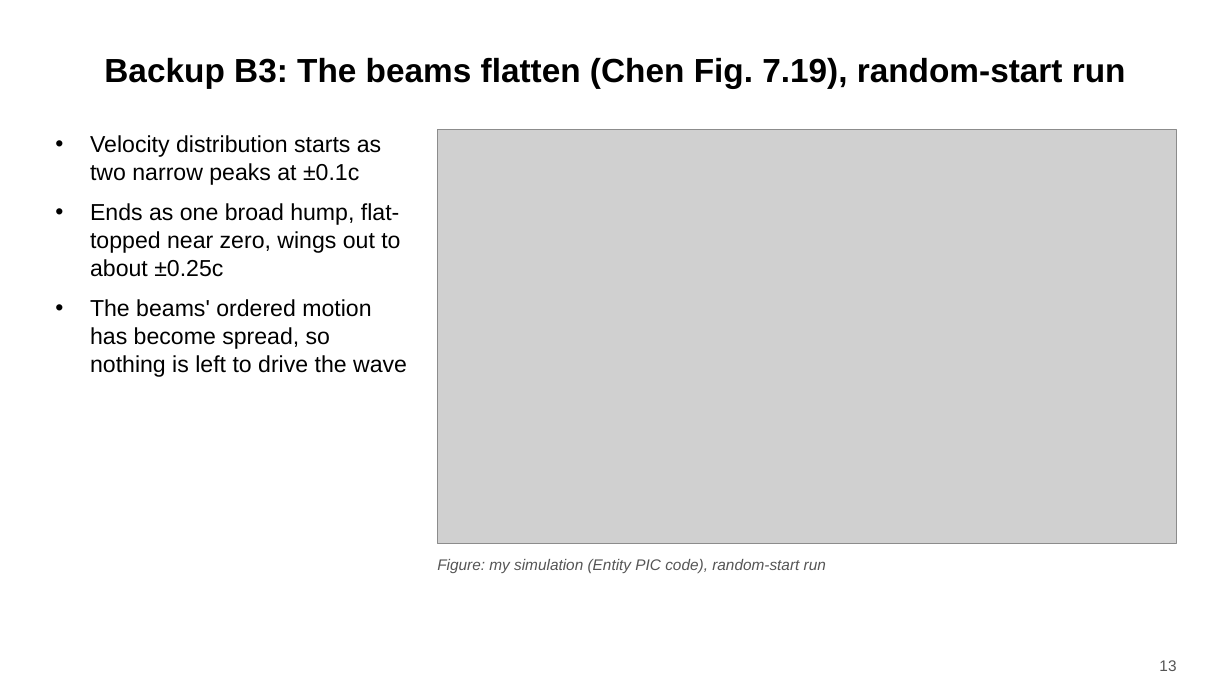
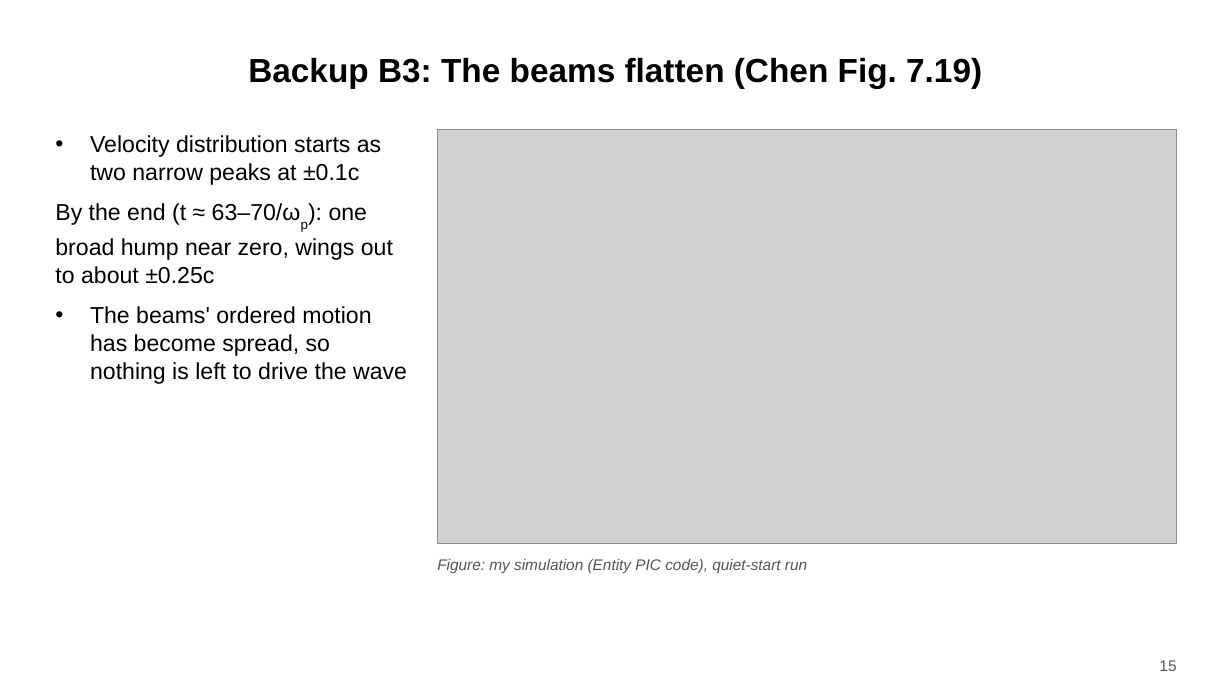
Before and after one commit to harry-wu-28/plasma, a slide deck: slide 15 of twostream/results/talk/twostream_talk.pptx (slide 13 before the commit). Drawn at 1232x693 pixels with LibreOffice and Linux fonts; fonts in the diff are those of the drawing; grey boxes stand for pictures. Boxes give left, top, right and bottom in pixels: in the first picture for what was removed or moved away, otherwise in the second. Text is boxed around its words. In the diff, an @@ line names an element or a change of style, - is before the commit and + after.

```diff
--- a/twostream/results/talk/twostream_talk.pptx
+++ b/twostream/results/talk/twostream_talk.pptx
@@ title at (248,57,982,88): text changed @@
-Backup B3: The beams flatten (Chen Fig. 7.19), random-start run
+Backup B3: The beams flatten (Chen Fig. 7.19)
@@ text at (55,203,393,284): text changed @@
-• Ends as one broad hump, flat-topped near zero, wings out to about ±0.25c
+• By the end (t ≈ 63–70/ωp): one broad hump near zero, wings out to about ±0.25c
@@ text at (437,559,807,573): text changed @@
-Figure: my simulation (Entity PIC code), random-start run
+Figure: my simulation (Entity PIC code), quiet-start run
@@ page number at (1159,660,1176,671): text changed @@
-13
+15
```
Also in this commit, not shown: 5 other slides changed, 2 slides added, 8 other files.
